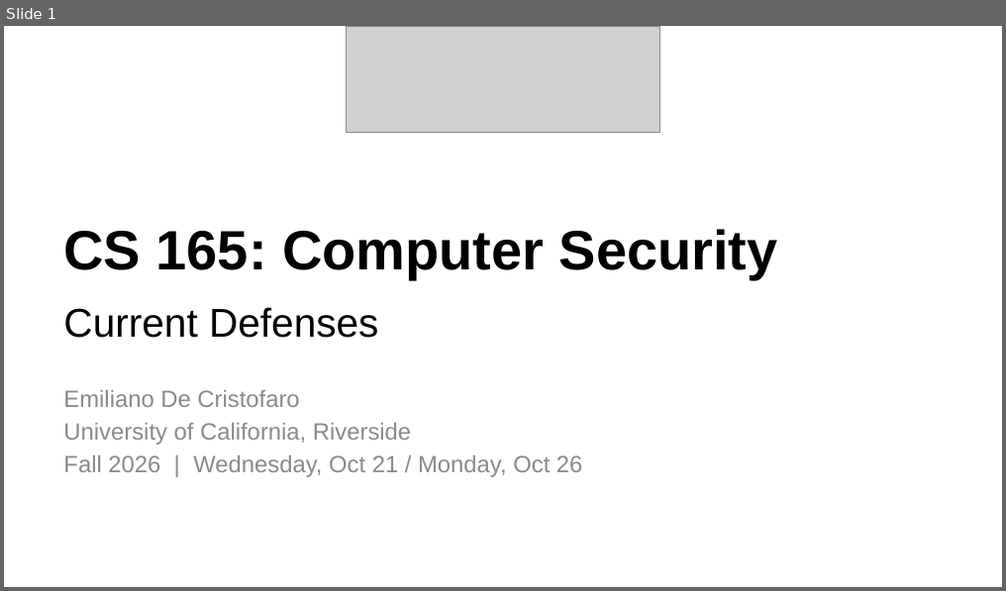
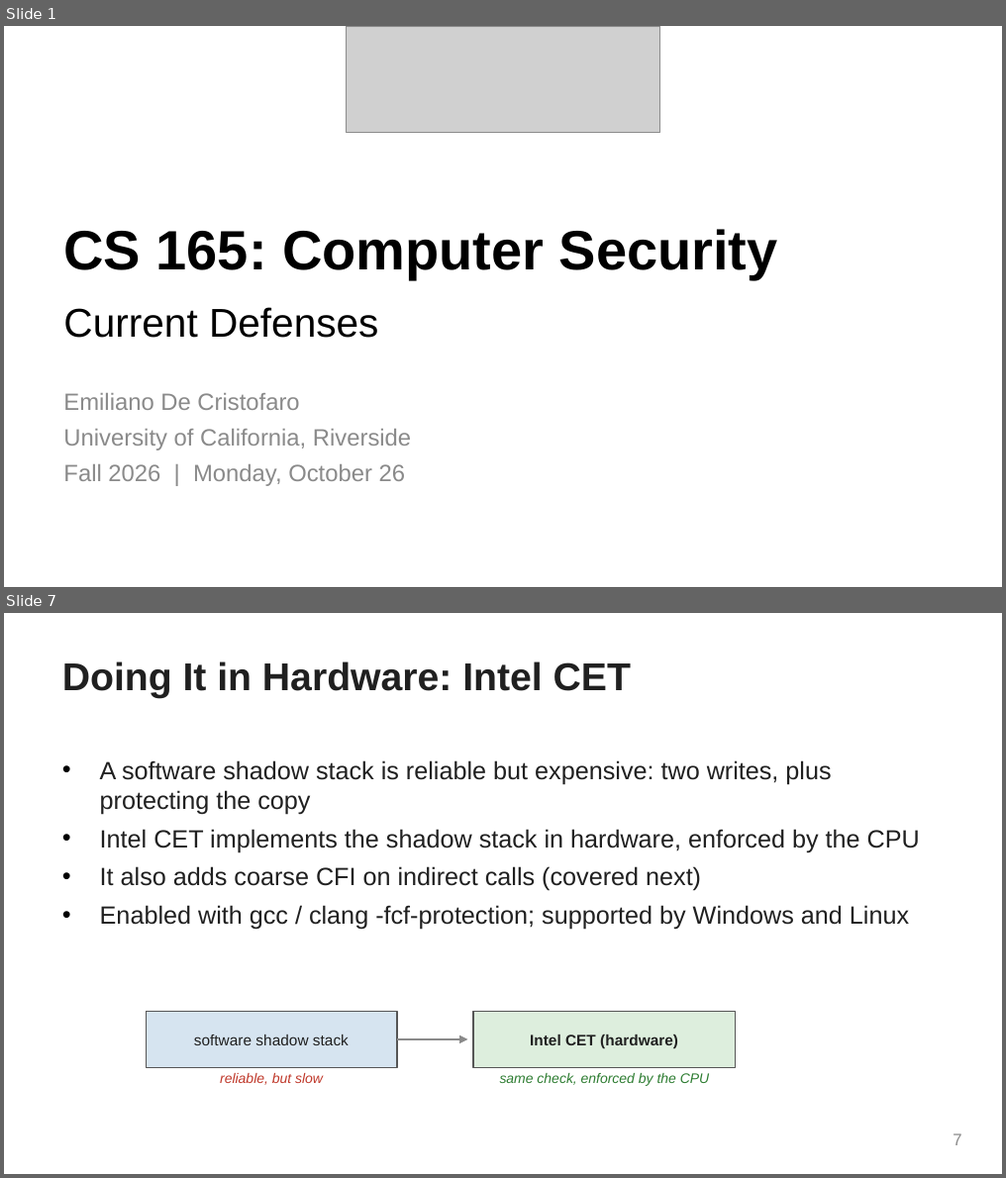
Before and after one commit to Sizvy/CS165_F26_labs, a slide deck: edc_slides/09_current_defenses.pptx. Shown one above the other, each under a label of ours: slide 1 before the commit, slides 1 and 7 after it; the slides between them are not shown. The pictures are 1006x591 and 1006x1178 pixels, drawn with LibreOffice and Linux fonts; fonts in the diff are those of the drawing; grey boxes stand for pictures. Boxes give left, top, right and bottom in pixels: in the first picture for what was removed or moved away, otherwise in the second. Text is boxed around its words. In the diff, an @@ line names an element or a change of style, - is before the commit and + after.

```diff
--- a/edc_slides/09_current_defenses.pptx
+++ b/edc_slides/09_current_defenses.pptx
@@ slide 7 added at (4, 613, 1002, 1174), background #FFFFFF @@
@@ title added at (62, 662, 631, 698), 28 pt, text #202020, bold @@
+Doing It in Hardware: Intel CET
@@ text added at (100, 761, 920, 930), 18 pt, text #202020 @@
+• A software shadow stack is reliable but expensive: two writes, plus protecting the copy
+• Intel CET implements the shadow stack in hardware, enforced by the CPU
+• It also adds coarse CFI on indirect calls (covered next)
+• Enabled with gcc / clang -fcf-protection; supported by Windows and Linux
@@ rectangle added at (146, 1011, 397, 1068), fill #D6E4F0, outline #555555 1 pt, 11 pt, text #202020 @@
+software shadow stack
@@ rectangle added at (473, 1011, 735, 1068), fill #DDEEDD, outline #555555 1 pt, 11 pt, text #202020, bold @@
+Intel CET (hardware)
@@ elbow arrow added from (397, 1040) to (468, 1040), #8A8A8A 2 pt @@
@@ text added at (220, 1073, 323, 1085), 10 pt, text #C0392B, italic @@
+reliable, but slow
@@ text added at (500, 1073, 709, 1086), 10 pt, text #2E7D32, italic @@
+same check, enforced by the CPU
@@ page number added at (952, 1134, 961, 1146), 12 pt, text #8A8A8A @@
+7
@@ slide 1 changed as well @@
@@ text at (63, 393, 411, 451): line spacing 1.15 to 1.25 @@
@@ text at (63, 465, 405, 486): text changed @@
-Fall 2026 | Wednesday, Oct 21 / Monday, Oct 26
+Fall 2026 | Monday, October 26
```
Also in this commit, not shown: 4 other slides changed, 11 other slides added, 12 slides removed.
